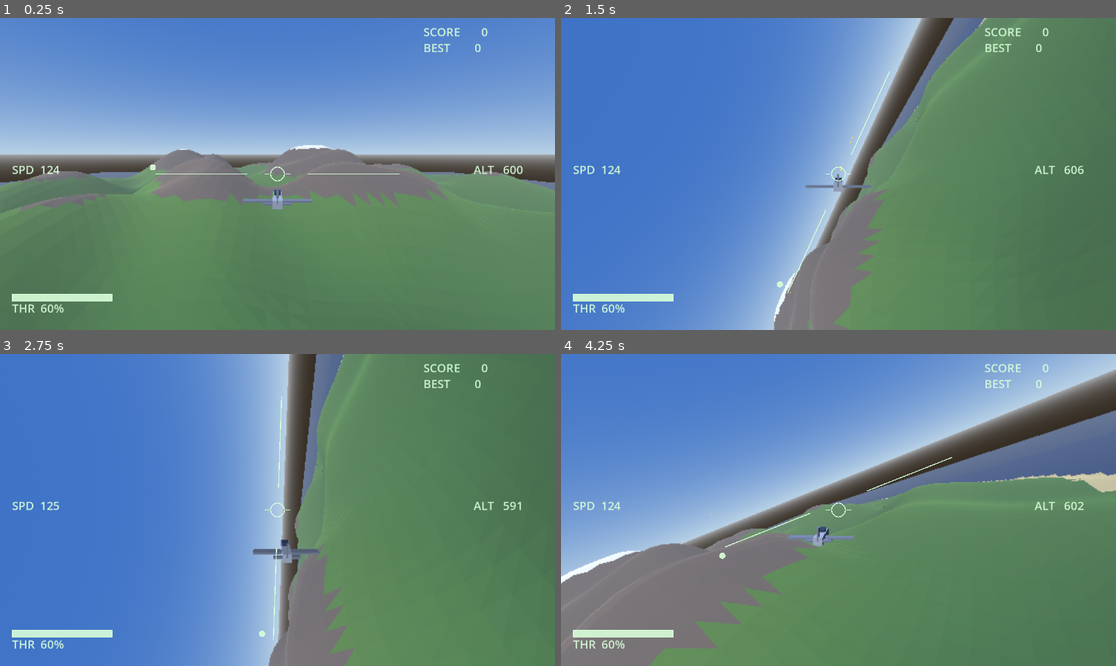
Above: before the commit, frames 1-4 (two rows, left to right).
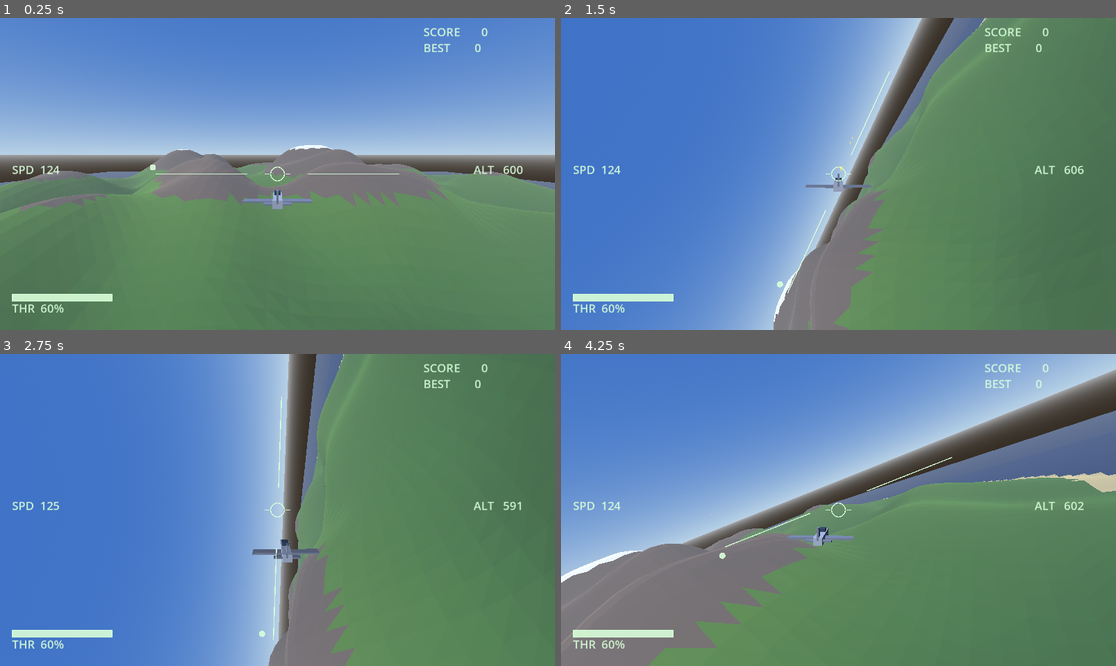
Above: after the commit, the same moments.

Repository: KulkulZa1/Flying_test
Game: Godot game, scene res://scenes/main.tscn
Two runs of this game, one before a commit and one after it. Both use one fixed random seed, a clock stepped at 60 frames per second and the inputs below.
Inputs (mouse positions are in pixels of both pictures, inside the frame that each line leads up to):
- Up to frame 1 (0.25 s): no input
- Up to frame 2 (1.5 s): tap Enter at 0.5 s; move the mouse to (960, 158) at 0.52 s; hold D 0.53-1.25 s; click (960, 158) at 0.67 s; tap Space at 0.77 s; drag from (727, 189) to (810, 236) at 1.27 s
- Up to frame 3 (2.75 s): move the mouse to (333, 441) at 2.02 s; hold D from 2.03 s (still down)
- Up to frame 4 (4.25 s): release D at 2.75 s; drag from (810, 572) to (672, 463) at 2.77 s; move the mouse to (1005, 556) at 3.52 s; hold A from 3.53 s (still down); tap Space at 3.77 s

The runs differ from the first frame. In frame 1, 0.5% of the frame differs, in the area x 0-100%, y 40-63%; in frame 2, 0.2%; in frame 3, 0.2%; in frame 4, 0.5%, in the area x 0-100%, y 4-100%.

Commit message:
Scale 3D down on mobile only, not on desktop
Three-quarter resolution is close to invisible at 439 ppi and is the
cheapest performance lever a phone has, but it bilinear-upscales to a
visibly softer image on a monitor. Desktop is the platform that works
today and should not pay for a phone optimisation, so the scale is a
mobile feature override.

Co-Authored-By: Claude Opus 5 <noreply@anthropic.com>

Diff:
--- a/project.godot
+++ b/project.godot
@@ -14,4 +14,5 @@
 [rendering]
 
 scaling_3d/mode=0
-scaling_3d/scale=0.75
+scaling_3d/scale=1.0
+scaling_3d/scale.mobile=0.75
